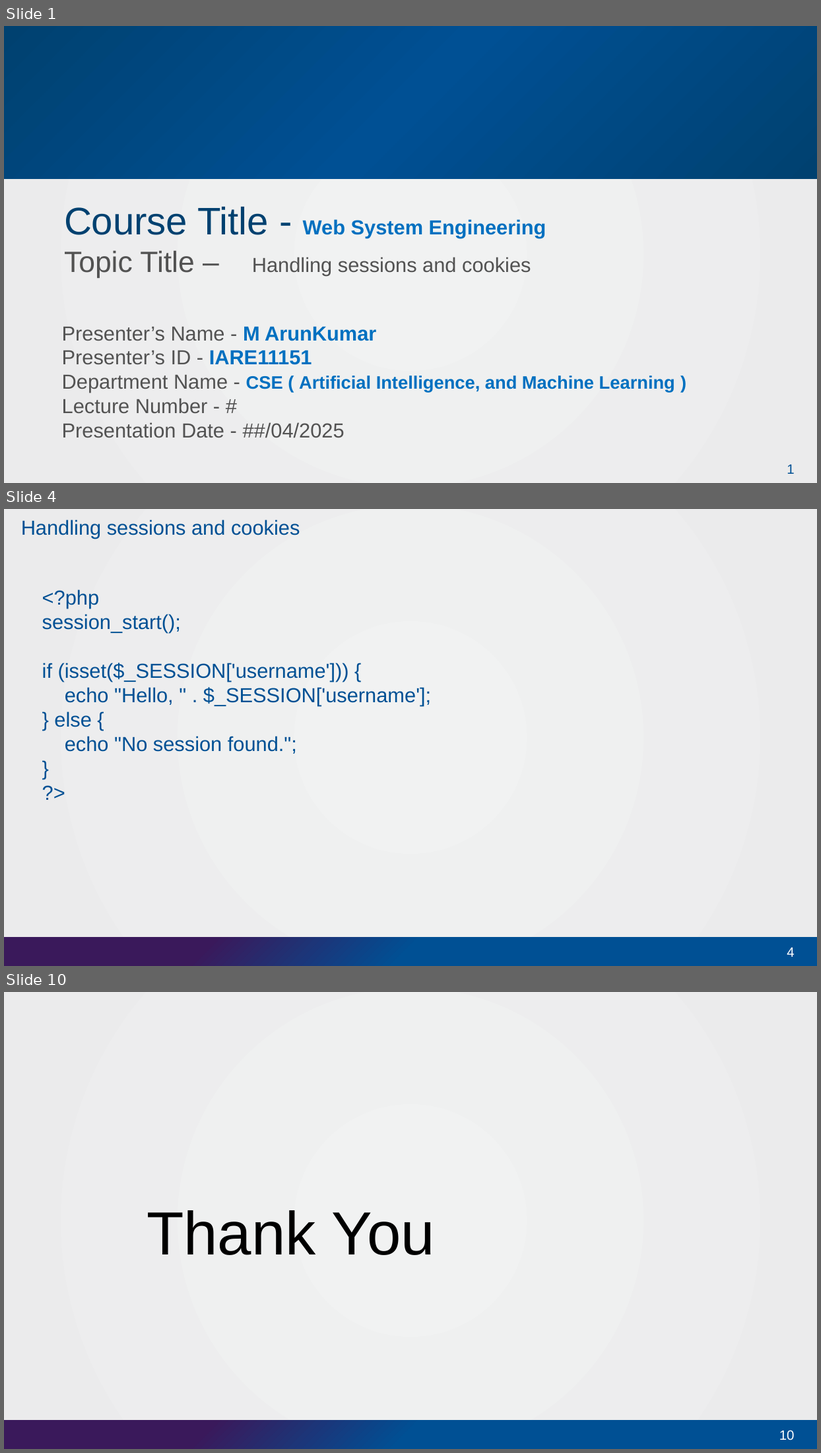
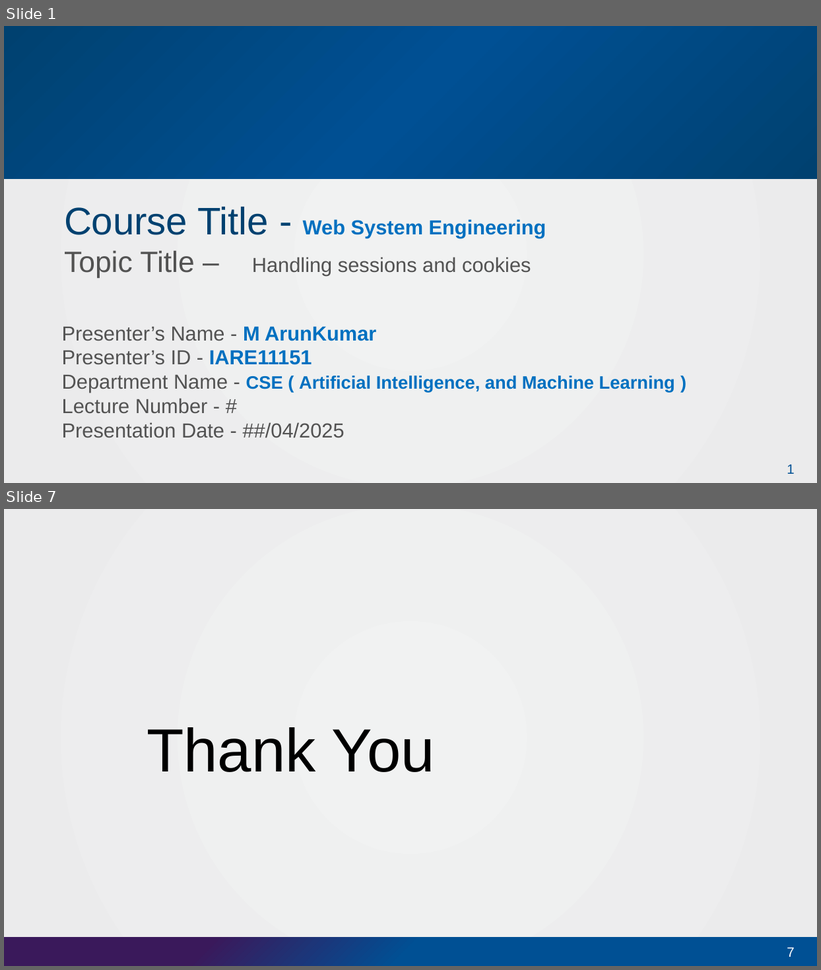
Before and after one commit to mkarun1122/WebSystemsEngineering, a slide deck: Module5 -Introduction to PHP/IARE_WSE05_6Handling sessions and cookies.pptx. Shown one above the other, each under a label of ours: slides 1, 4 and 10 before the commit, slides 1 and 7 after it; the slides between them are not shown. The pictures are 821x1453 and 821x970 pixels, drawn with LibreOffice and Linux fonts; fonts in the diff are those of the drawing; background and template pictures are left out. Boxes give left, top, right and bottom in pixels: in the first picture for what was removed or moved away, otherwise in the second. Text is boxed around its words. In the diff, an @@ line names an element or a change of style, - is before the commit and + after.

```diff
--- a/Module5 -Introduction to PHP/IARE_WSE05_6Handling sessions and cookies.pptx
+++ b/Module5 -Introduction to PHP/IARE_WSE05_6Handling sessions and cookies.pptx
@@ slide 4 removed at (4,509,817,966), background gradient #F1F2F2 to #EBEBEC; not listed: 1 template element that a slide beside it also shows @@
@@ title removed at (21,520,300,539) @@
-Handling sessions and cookies
@@ text removed at (42,590,431,754) @@
-<?php
-session_start();
-if (isset($_SESSION['username'])) {
-echo "Hello, " . $_SESSION['username'];
-} else {
-echo "No session found.";
-}
-?>
@@ page number removed at (787,948,794,957) @@
-4
@@ what was slide 10 is now slide 7 @@
@@ page number at (787,948,794,957): text changed @@
-10
+7
```
Also in this commit, not shown: 5 slides changed, 2 other slides removed, 9 other files.
